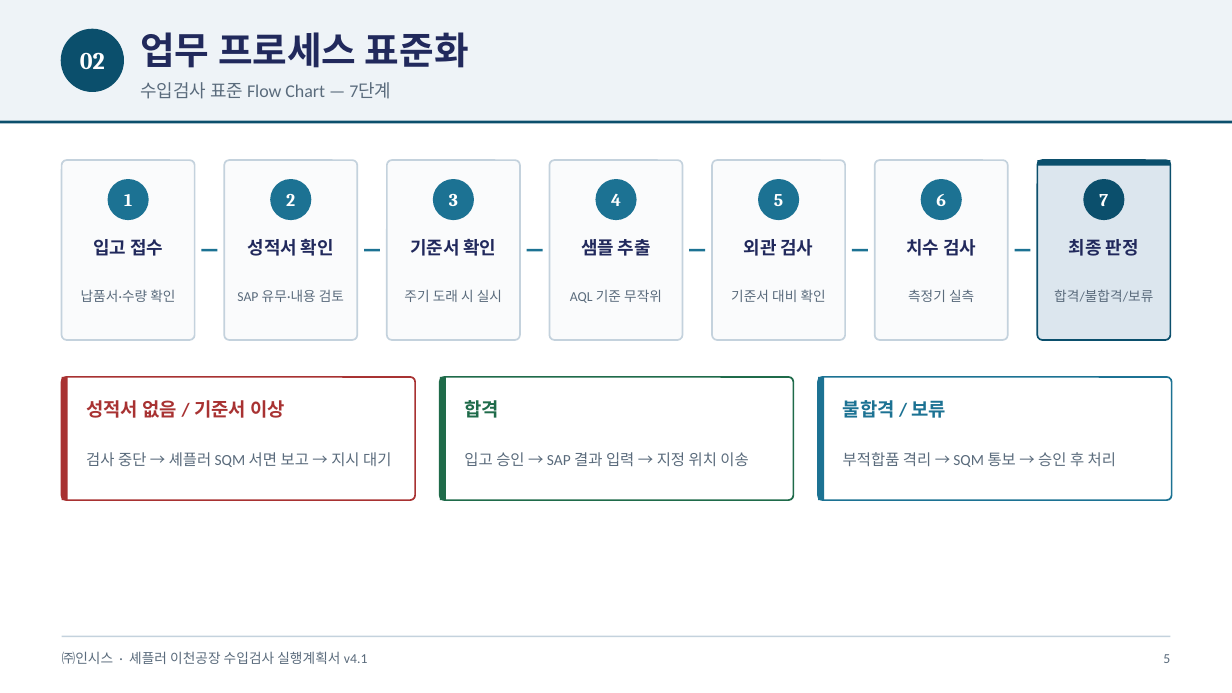
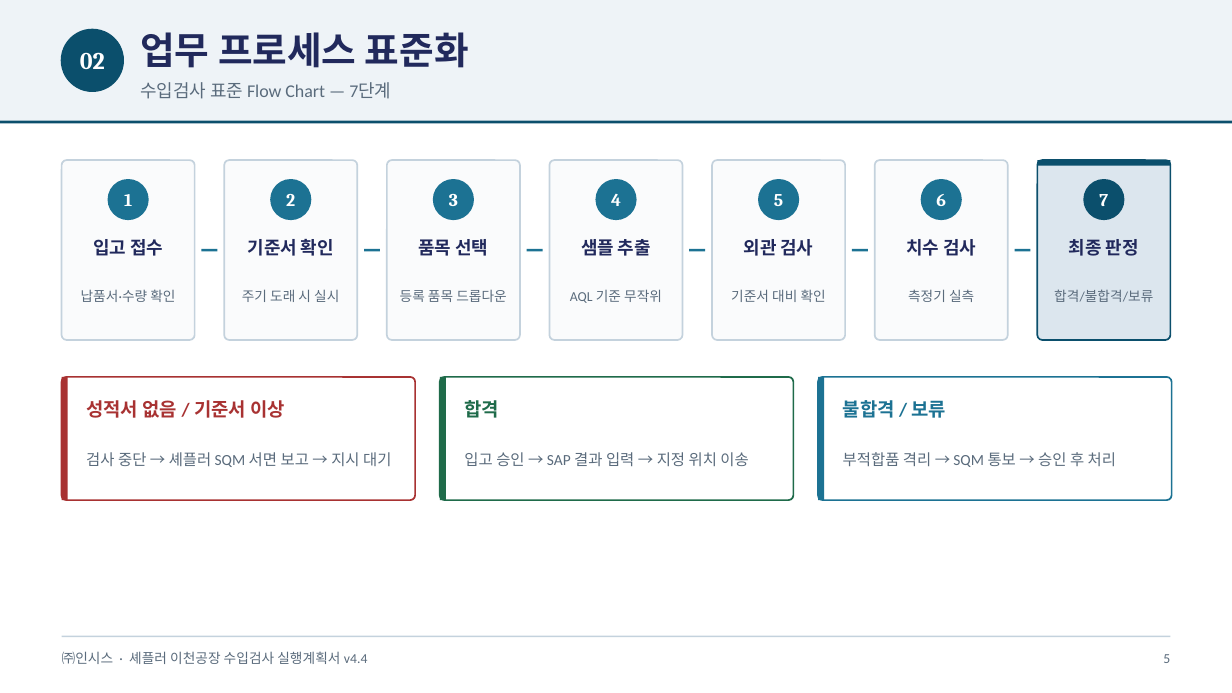
Before and after one commit to Insys-HQ/Insys-review, a slide deck: slide 5 of action_plan.pptx. Drawn at 1232x693 pixels with LibreOffice and Linux fonts; fonts in the diff are those of the drawing. Boxes give left, top, right and bottom in pixels: in the first picture for what was removed or moved away, otherwise in the second. Text is boxed around its words. In the diff, an @@ line names an element or a change of style, - is before the commit and + after.

```diff
--- a/action_plan.pptx
+++ b/action_plan.pptx
@@ text at <box>248,239,334,256</box>: text changed @@
-성적서 확인
+기준서 확인
@@ text at <box>418,239,488,256</box>: text changed @@
-기준서 확인
+품목 선택
@@ text "주기 도래 시 실시": place and size @@
-text "주기 도래 시 실시" at <box>404,289,502,302</box>
+text "주기 도래 시 실시" at <box>242,289,339,302</box>
@@ text removed at <box>237,290,344,302</box> @@
-SAP 유무·내용 검토
@@ text added at <box>400,290,507,302</box>, 8 pt, text #5A6B7C @@
+등록 품목 드롭다운
@@ text at <box>62,651,368,664</box>: text changed @@
-㈜인시스 · 셰플러 이천공장 수입검사 실행계획서 v4.1
+㈜인시스 · 셰플러 이천공장 수입검사 실행계획서 v4.4
```
Also in this commit, not shown: 12 other slides changed.
